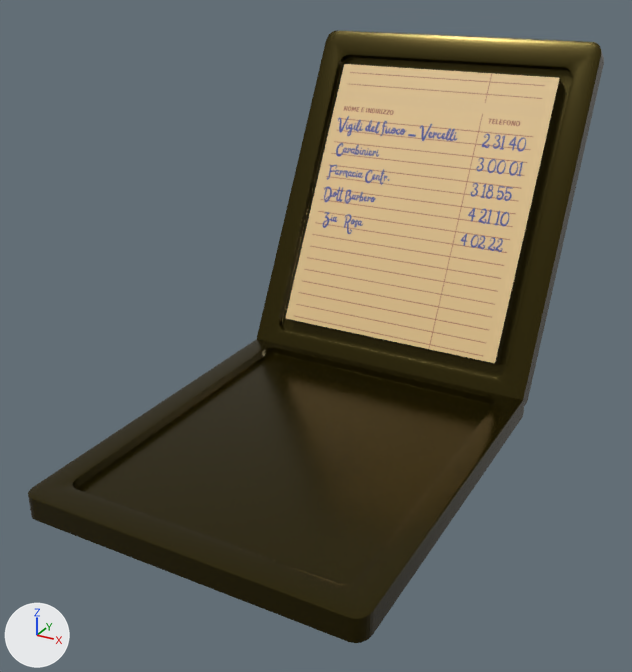
An edit to the glTF model models/rubrica-past.glb, drawn before and after from the same camera.
The view is the same before and after, from a camera (50 mm lens) standing at (4.45, -3.1, 1.75) and looking at (2.99, -0.46, 0.42). The axes (+X, +Y, +Z) are drawn at lower left. The lights are the same throughout. The first picture is the older version. Where no turn or scale is listed for an object, it has been applied to the vertices. Vertices at exactly the same position are counted once.

Names of what the first picture shows: 'rubrica-past'.
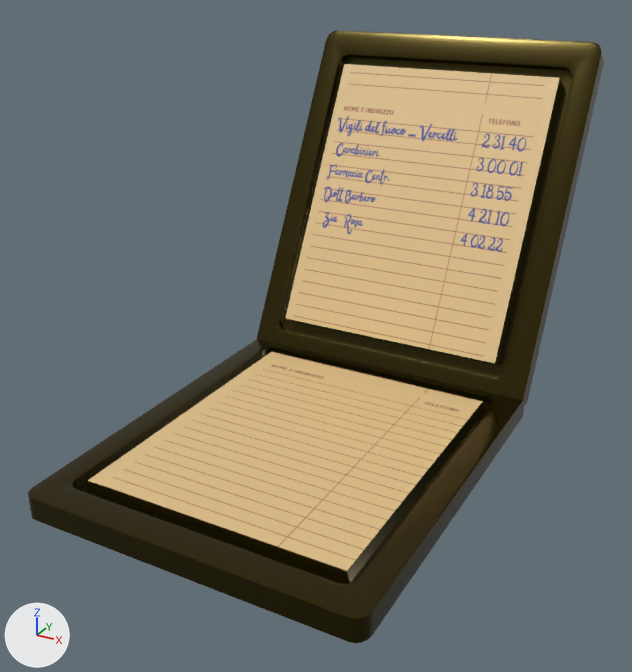
Location of each change, (x1, y1, x2, y2) in pixels of the pictures (632 x 672 px; the box of a moved part takes in the faces that stretch with it):
part 1 of me_cube_002, moved or reshaped
    before: (84, 358, 486, 584)
    after: (86, 402, 485, 584)
part 2 of me_cube_002, recoloured
    before: (90, 360, 481, 582)
    after: (88, 352, 483, 571)

Diff of the bpy script that builds the scene:
```diff
--- a/models/rubrica-past.glb.py
+++ b/models/rubrica-past.glb.py
@@ img_115__3 @@
+img_115__3 = load_image('115 (3)', '_unpacked/115__3_', 2048, 2048, 'sRGB')
@@ mat_paginarubricaalto @@
+mat_paginarubricaalto = principled_material('paginarubricaalto')
+mat_paginarubricaalto.texture = img_115__3
@@ me_cube_002 @@
 me_cube_002.from_pydata(...)  # 1180 vertices, 2352 faces; spans x -0.64..0.64, y -0.77..1.47, z -0.05..1.36
 # used by ob_rubrica_past; location = (3.032, -0.645, 0.046)
 # before: 442 (-0.5, -0.6, 0.01) at pixel (88, 490), 478 (-0.5, 0.6, 0.01) at pixel (271, 359), 516 (0.5, -0.6, 0.01) at pixel (346, 581), 553 (0.5, 0.6, 0.01) at pixel (481, 409)
+# me_cube_002 part 1
+for i in [442, 478, 516, 553]: me_cube_002.vertices[i].co += Vector((0.0, 0.0, 0.04))
+# me_cube_002 part 2: 2 faces spanning x -0.5..0.5, y -0.6..0.6, z 0.05 switch from mat_rubrica (brown #3a3105) to mat_paginarubricaalto (picture img_115__3)
 me_cube_002.materials.append(mat_paginarubricabasso)
```
